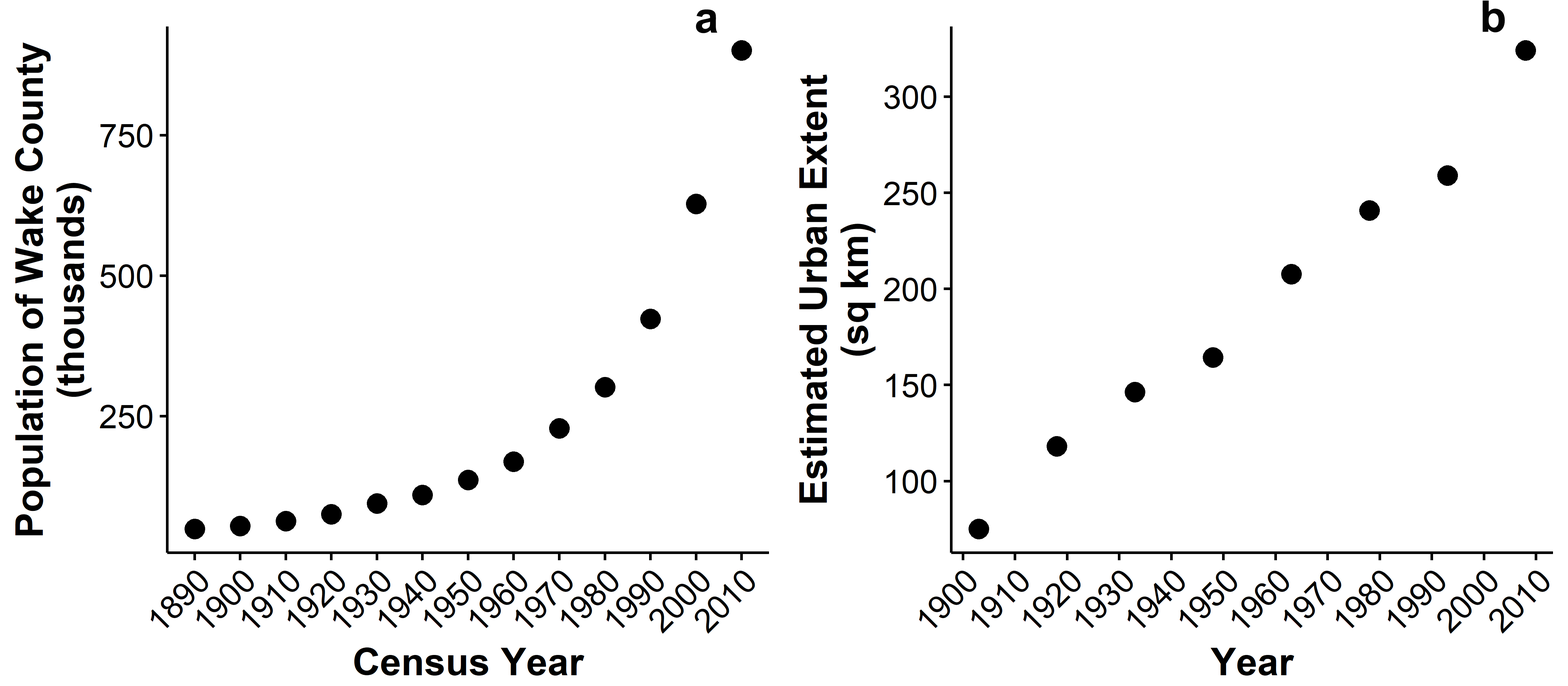
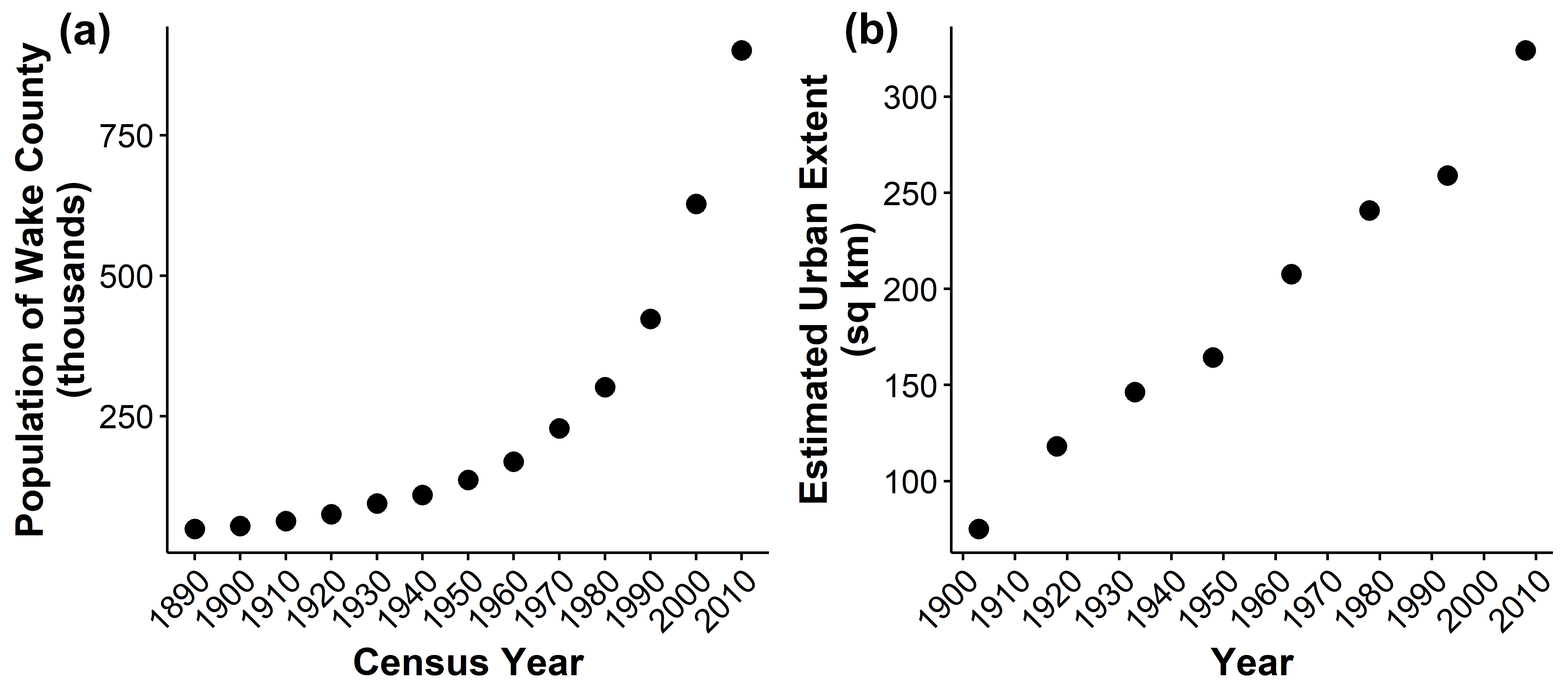
Layers edited between the first and the second 1568px x 686px image:
renamed "b" to "(b)", painted on it over [845, 0, 1505, 53]
renamed "a" to "(a)", painted on it over [60, 9, 718, 54]
